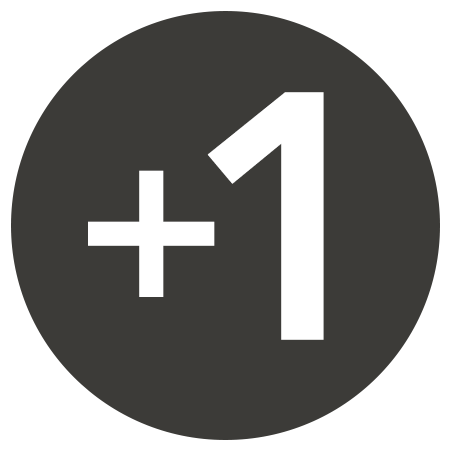
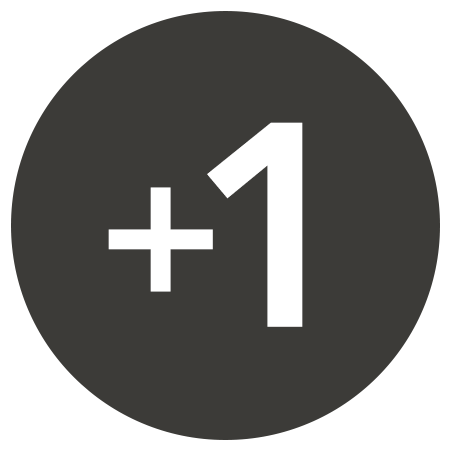
The second 450 × 450 image is a revision of the first. Changes to its layers:
painted on "+" over [88, 170, 215, 297]
painted on "1" over [207, 92, 324, 340]
